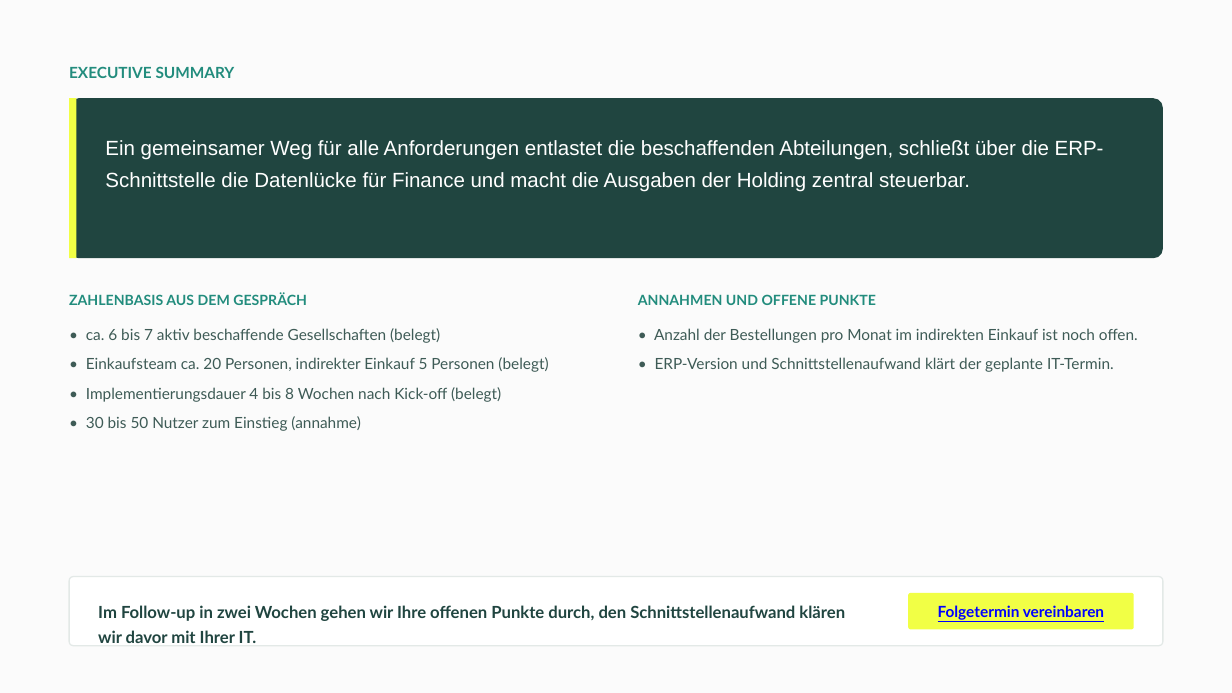
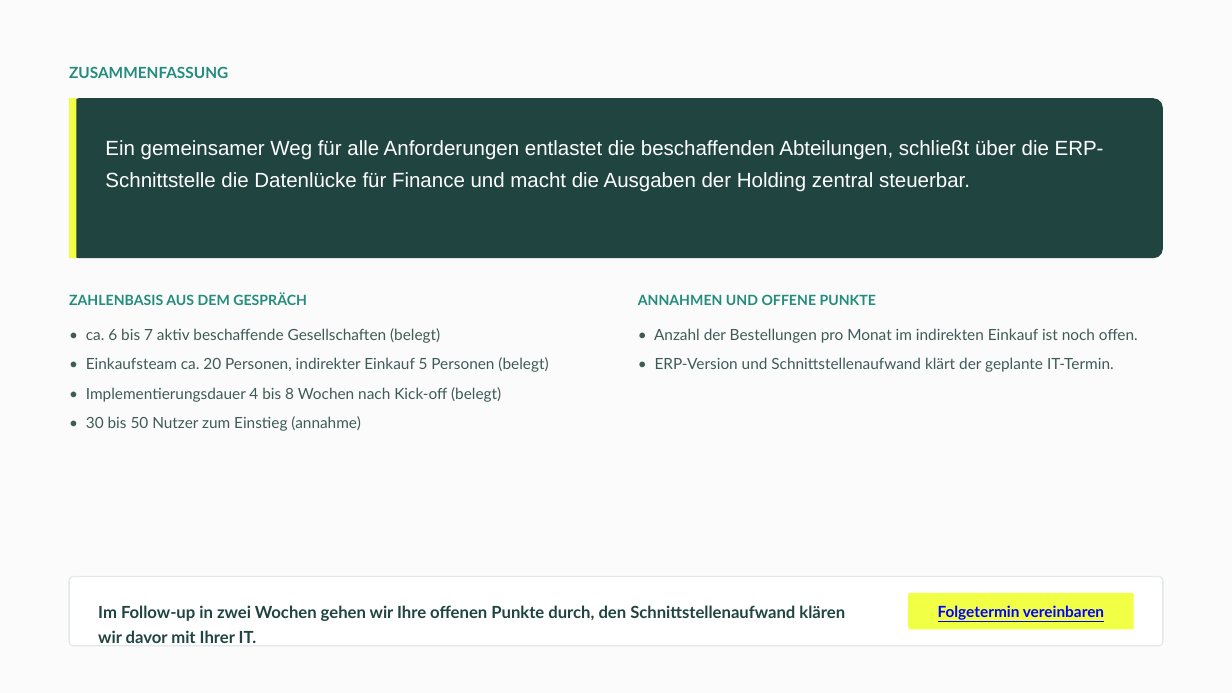
Before and after one commit to moritzhivebuy/new, a slide deck: slide 6 of .claude/skills/impact-ladder-pdf/output/2026-08-24-impact-ladder-techniropa.pptx (slide 5 before the commit). Drawn at 1232x693 pixels with LibreOffice and Linux fonts; fonts in the diff are those of the drawing. Boxes give left, top, right and bottom in pixels: in the first picture for what was removed or moved away, otherwise in the second. Text is boxed around its words. In the diff, an @@ line names an element or a change of style, - is before the commit and + after.

```diff
--- a/.claude/skills/impact-ladder-pdf/output/2026-08-24-impact-ladder-techniropa.pptx
+++ b/.claude/skills/impact-ladder-pdf/output/2026-08-24-impact-ladder-techniropa.pptx
@@ text at <box>69,66,228,78</box>: text changed @@
-EXECUTIVE SUMMARY
+ZUSAMMENFASSUNG
```
Also in this commit, not shown: 2 other slides changed, 1 slide added, 4 other files.
